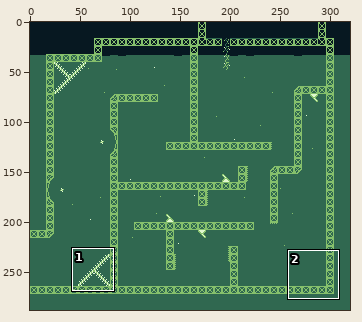
A pixel-art file gets an edit: assets/backgrounds/area00-02c.aseprite. The picture above shows the old version from afar; the outline marks the close-up.
Close-up. Before the edit:
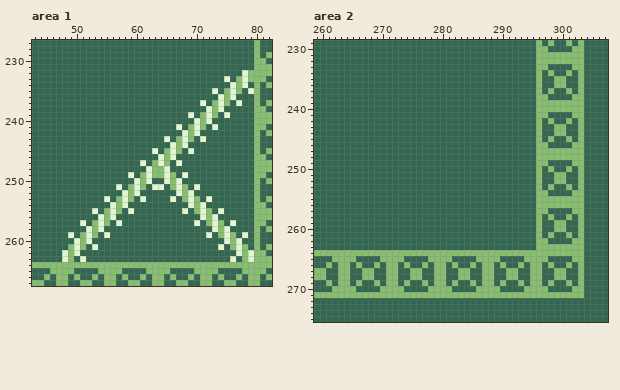
320x288 pixels, 1 frame. Shown: area 1: x 43..82, y 227..267; area 2: x 259..307, y 229..275. The commit also changed other parts of the picture, which this record leaves out.
The result:
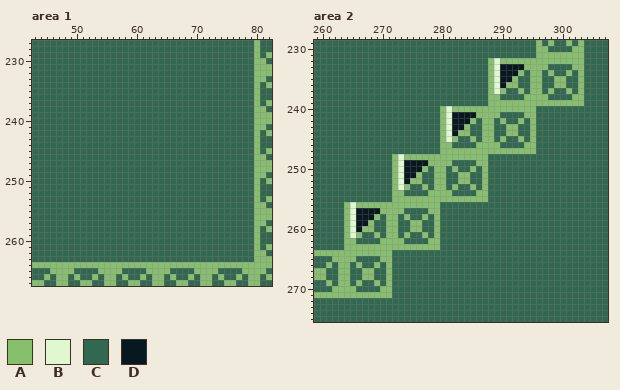
Palette (. is transparent): A #86c06c  B #e0f8cf  C #306850  D #071821
Diff:
Changed rows in their new state; - is an unchanged pixel.
Area 1, layer "platforms":
first column x 48:
232 ------------------------------CC
233 ---------------------------C-CCC
234 ----------------------------CCC-
235 -------------------------C-CCC-C
236 --------------------------CCC---
237 -----------------------C-CCC-C--
238 ------------------------CCC-----
239 ---------------------C-CCC-C----
240 ----------------------CCC-------
241 -------------------C-CCC-C------
242 --------------------CCC---------
243 -----------------C-CCC-C--------
244 ------------------CCC-----------
245 ---------------C-CCC-C----------
246 ----------------CCC-------------
247 -------------C-CCC-C------------
248 --------------CCCC--------------
249 -----------C-CCCCCC-C-----------
250 ------------CCC--CCC------------
251 ---------C-CCC-CC-CCC-C---------
252 ----------CCC------CCC----------
253 -------C-CCC-C----C-CCC-C-------
254 --------CCC----------CCC--------
255 -----C-CCC-C--------C-CCC-C-----
256 ------CCC--------------CCC------
257 ---C-CCC-C------------C-CCC-C---
258 ----CCC------------------CCC----
259 -C-CCC-C----------------C-CCC-C-
260 --CCC----------------------CCC--
261 -CCC-C--------------------C-CCC-
262 CCC--------------------------CCC
263 CC-C------------------------C-CC
Area 2, layer "platforms":
first column x 264:
232 ------------------------ABAAAAAA--------
233 ------------------------ABDDDDAA--------
234 ------------------------ABDDDA-A--------
235 ------------------------ABDDA--A--------
236 ------------------------ABDAA--A--------
237 ------------------------ABA--A-A--------
238 ------------------------AA----AA--------
239 ------------------------AAAAAAAA--------
240 ----------------ABAAAAAAAAAAAAAACCCCCCCC
241 ----------------ABDDDDAAAA----AACC----CC
242 ----------------ABDDDA-AA-A--A-AC-C--C-C
243 ----------------ABDDA--AA--AA--AC--CC--C
244 ----------------ABDAA--AA--AA--AC--CC--C
245 ----------------ABA--A-AA-A--A-AC-C--C-C
246 ----------------AA----AAAA----AACC----CC
247 ----------------AAAAAAAAAAAAAAAACCCCCCCC
248 --------ABAAAAAAAAAAAAAA--------CCCCCCCC
249 --------ABDDDDAAAA----AA--------CC----CC
250 --------ABDDDA-AA-A--A-A--------C-C--C-C
251 --------ABDDA--AA--AA--A--------C--CC--C
252 --------ABDAA--AA--AA--A--------C--CC--C
253 --------ABA--A-AA-A--A-A--------C-C--C-C
254 --------AA----AAAA----AA--------CC----CC
255 --------AAAAAAAAAAAAAAAA--------CCCCCCCC
256 ABAAAAAAAAAAAAAA----------------CCCCCCCC
257 ABDDDDAAAA----AA----------------CC----CC
258 ABDDDA-AA-A--A-A----------------C-C--C-C
259 ABDDA--AA--AA--A----------------C--CC--C
260 ABDAA--AA--AA--A----------------C--CC--C
261 ABA--A-AA-A--A-A----------------C-C--C-C
262 AA----AAAA----AA----------------CC----CC
263 AAAAAAAAAAAAAAAA----------------CCCCCCCC
264 --------CCCCCCCCCCCCCCCCCCCCCCCCCCCCCCCC
265 --------CC----CCCC----CCCC----CCCC----CC
266 --------C-C--C-CC-C--C-CC-C--C-CC-C--C-C
267 --------C--CC--CC--CC--CC--CC--CC--CC--C
268 --------C--CC--CC--CC--CC--CC--CC--CC--C
269 --------C-C--C-CC-C--C-CC-C--C-CC-C--C-C
270 --------CC----CCCC----CCCC----CCCC----CC
271 --------CCCCCCCCCCCCCCCCCCCCCCCCCCCCCCCC
Pixel boxes of the changes (left, top, right, bottom) in both close-ups:
changed: (62, 70, 254, 262)
changed: (344, 58, 584, 298)
